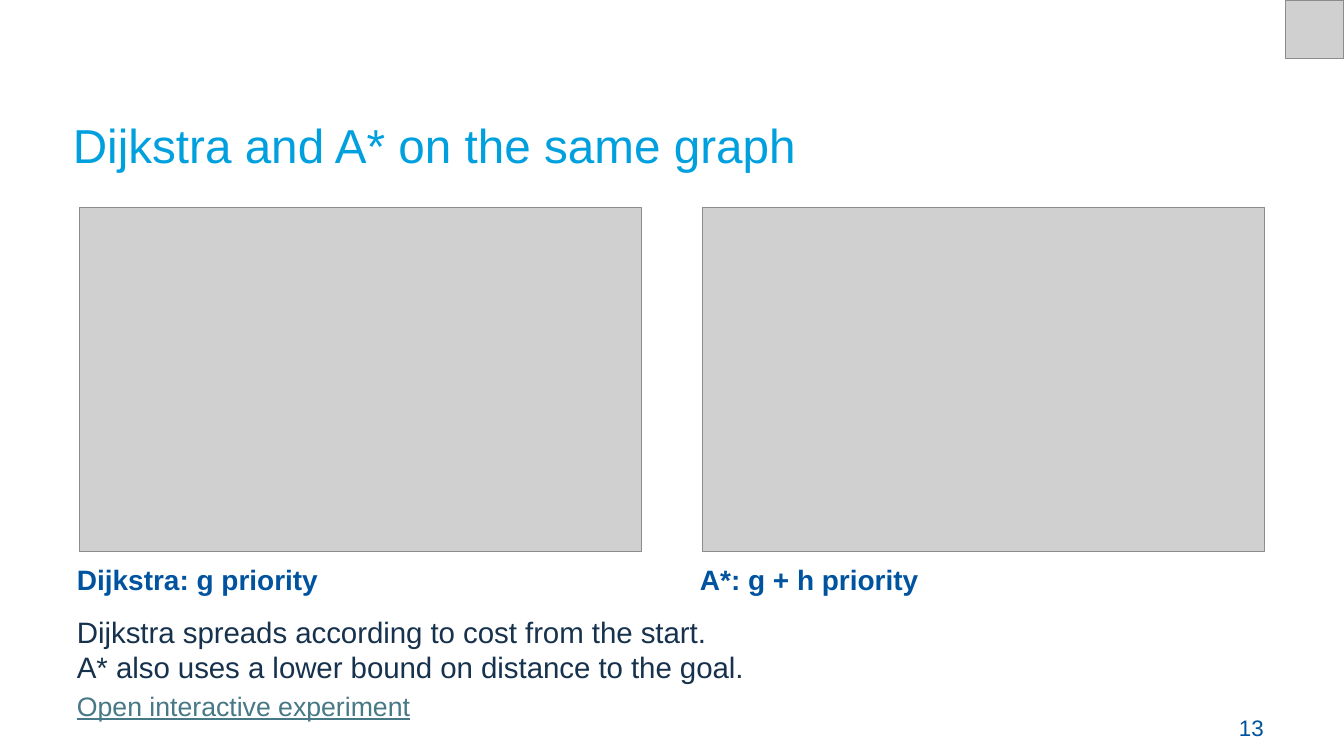
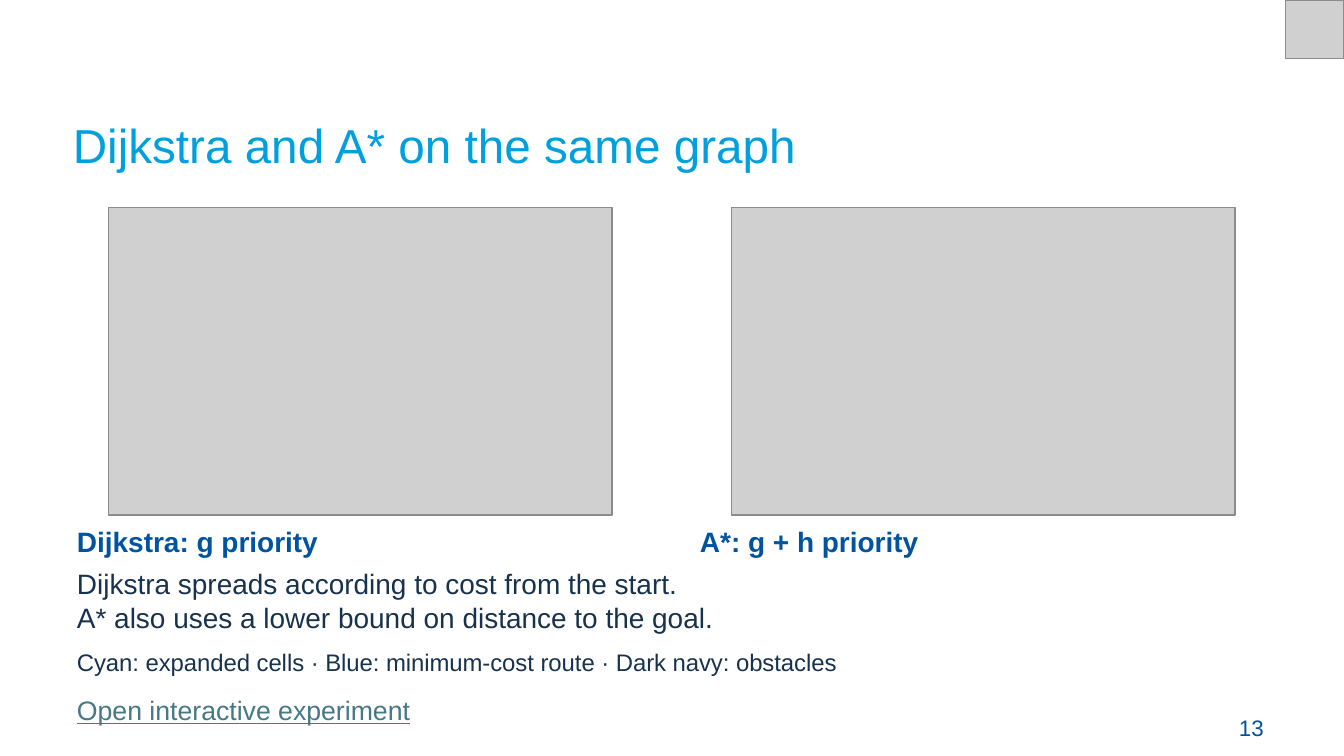
Before and after one commit to Croquembouche/Intro2AV-CourseContent, a slide deck: slide 13 of 2026/Presentations/Lecture 7 Path Planning for Autonomous Driving.pptx. Drawn at 1344x756 pixels with LibreOffice and Linux fonts; fonts in the diff are those of the drawing; grey boxes stand for pictures. Boxes give left, top, right and bottom in pixels: in the first picture for what was removed or moved away, otherwise in the second. Text is boxed around its words. In the diff, an @@ line names an element or a change of style, - is before the commit and + after.

Commit message:
Align Lecture 7 slides and colors with corrected planning demos

```diff
--- a/2026/Presentations/Lecture 7 Path Planning for Autonomous Driving.pptx
+++ b/2026/Presentations/Lecture 7 Path Planning for Autonomous Driving.pptx
@@ picture resized from (x1=79, y1=207, x2=641, y2=551) to (x1=109, y1=207, x2=612, y2=515) @@
@@ picture resized from (x1=703, y1=207, x2=1265, y2=551) to (x1=732, y1=207, x2=1235, y2=515) @@
@@ text "Dijkstra: g priority" moved from (x1=77, y1=569, x2=317, y2=595) to (x1=77, y1=531, x2=317, y2=558) @@
@@ text "A*: g + h priority" moved from (x1=700, y1=569, x2=918, y2=595) to (x1=700, y1=531, x2=918, y2=558) @@
@@ text "Dijkstra spreads according to cost ..." moved from (x1=77, y1=621, x2=744, y2=684) to (x1=77, y1=573, x2=713, y2=633) @@
@@ text "Dijkstra spreads according to cost ..." at (x1=77, y1=573, x2=713, y2=633): size 15.8 to 15 pt @@
@@ text added at (x1=77, y1=653, x2=837, y2=676), 12.8 pt, text #17324D @@
+Cyan: expanded cells · Blue: minimum-cost route · Dark navy: obstacles
@@ text "Open interactive experiment" moved from (x1=77, y1=696, x2=410, y2=721) to (x1=77, y1=700, x2=410, y2=725) @@
```
Also in this commit, not shown: 29 other slides changed, 5 slides added, 3 slides removed, 14 other files.
